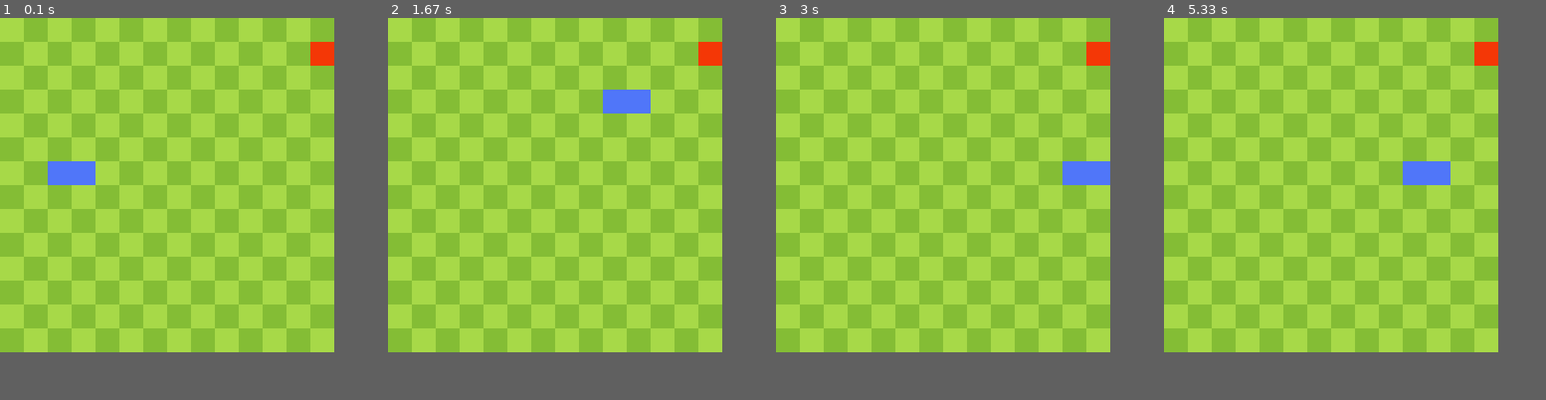
Above: before the commit, frames 1-4 (left to right).
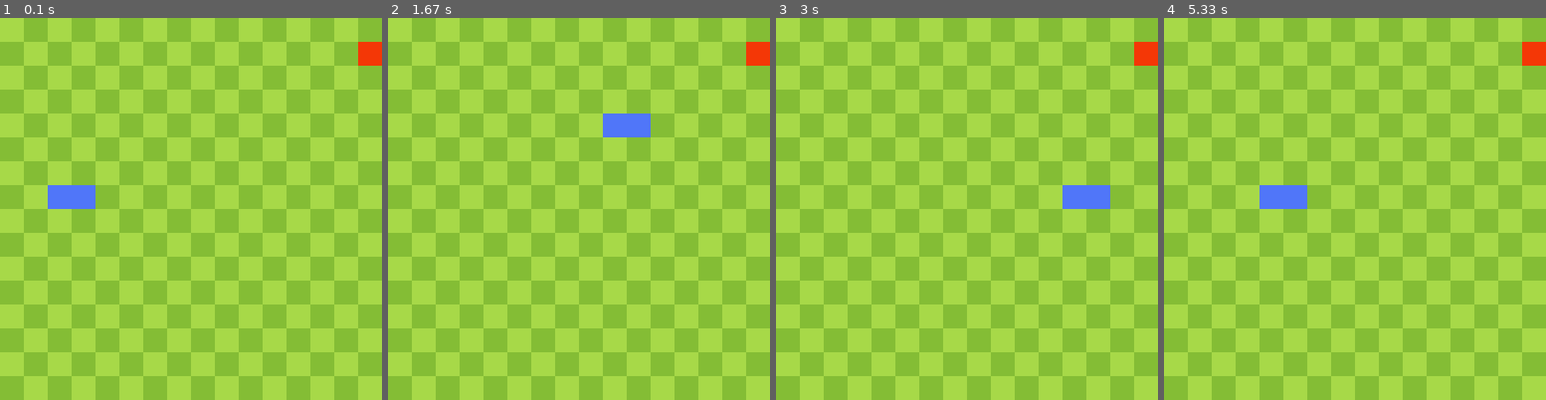
Above: after the commit, the same moments.

Repository: terrismark/python_pj
Game: pygame game, started from Snake game/snake.py
Two runs of this game, one before a commit and one after it. Both use one fixed random seed, a clock stepped at 60 frames per second and the inputs below.
Inputs:
- Up to frame 1 (0.1 s): no input
- Up to frame 2 (1.67 s): hold Right 0.33-0.8 s; hold Up 0.83-1.13 s; hold Right 1.17-1.63 s
- Up to frame 3 (3 s): hold Left 1.67-2.2 s; hold Down 2.23-2.53 s; hold Left 2.57-2.97 s
- Up to frame 4 (5.33 s): hold Up 3-3.37 s; hold Right 3.4-4.03 s; hold Down 4.07-4.43 s; hold Left 4.47-4.93 s; hold Right from 4.97 s (still down)
In our replay, the window is 420x420 before the commit and 480x480 after it. These sizes can differ from the game's own. Grey fills any space a smaller window leaves; there, only what the larger window draws over its background counts as a difference.

The runs differ from the first frame. In frame 1, 14% of the frame differs, in the area x 0-100%, y 0-100%; in frame 2, 14%; in frame 3, 14%; in frame 4, 14%.

Commit message:
Snake game second commit snake is working TODO: test the game Bugs not fixed FIX BUG!!! - snake can turn back if clicking to buttons very quickly

Diff:
--- a/Snake game/snake.py
+++ b/Snake game/snake.py
@@ -3,7 +3,7 @@
 import random as rnd
 
 
-# snake objects
+# snake object
 class Snake:
     def __init__(self):
         self.color = (80, 118, 249)
@@ -25,15 +25,23 @@
         else:
             tail = self.poses.copy()
             self.upgrade = False
-        moved_body = (tail[0][0] + self.direction[0] * GRID_SIZE, tail[0][1] + self.direction[1] * GRID_SIZE)
+        moved_body = (tail[0][0] + self.direction[0] * GRID_SIZE,
+                      tail[0][1] + self.direction[1] * GRID_SIZE)
         tail.insert(0, moved_body)
         self.poses = tail.copy()
 
     def size_up(self):
         self.upgrade = True
 
+    def reset_snake(self):
+        self.x = 2
+        self.y = (GRID_HEIGHT - 1) // 2
+        self.poses = [(self.x * GRID_SIZE, self.y * GRID_SIZE),
+                      ((self.x + 1) * GRID_SIZE, self.y * GRID_SIZE)]
+        self.direction = (0, 0)
 
-# apple objects
+
+# apple object
 class Apple:
     def __init__(self):
         self.color = (244, 55, 6)
@@ -49,6 +57,77 @@
         self.pos = (self.x * GRID_SIZE, self.y * GRID_SIZE)
 
 
+# main game object
+class Game:
+    def __init__(self):
+        # initializing game objects
+        self.apple = Apple()
+        self.snake = Snake()
+
+    def draw_objects(self, surface):
+        # drawing surface, apple and a snake
+        draw_grid(surface)
+        self.apple.draw(surface)
+        self.snake.draw(surface)
+
+    def update(self):
+        # move snake
+        self.snake.move()
+        # check if snake eats apple
+        self.check_collision()
+        # check if game over
+        self.game_over()
+
+    def event_handler(self):
+        for event in pg.event.get():
+            # if quiting
+            if event.type == pg.QUIT:
+                pg.quit()
+                sys.exit()
+            # move every (repeating time) milliseconds
+            if event.type == SCREEN_UPDATE:
+                self.update()
+            if event.type == pg.KEYDOWN:
+                # move up if key up is down
+                if event.key == pg.K_UP and self.snake.direction != (0, 1):
+                    self.snake.direction = (0, -1)
+                # move down if key down is down
+                elif event.key == pg.K_DOWN and self.snake.direction != (0, -1):
+                    self.snake.direction = (0, 1)
+                # move right if key right is down
+                elif event.key == pg.K_RIGHT and self.snake.direction != (-1, 0):
+                    self.snake.direction = (1, 0)
+                # move left if key left is down
+                elif event.key == pg.K_LEFT and self.snake.direction != (1, 0):
+                    self.snake.direction = (-1, 0)
+
+    # snake functions
+    def check_collision(self):
+        # if snake eats apple
+        if self.snake.poses[0] == self.apple.pos:
+            # generating a new apple
+            self.apple.randomize_pos()
+            # snake size up
+            self.snake.size_up()
+
+        for i in self.snake.poses:
+            if i == self.apple.pos:
+                self.apple.randomize_pos()
+
+    # game over states
+    def game_over(self):
+        # if snake hits walls
+        state_1 = 0 <= self.snake.poses[0][0] < SCREEN_WIDTH
+        state_2 = 0 <= self.snake.poses[0][1] < SCREEN_HEIGHT
+        if not (state_1 and state_2):
+            self.snake.reset_snake()
+
+        # if snake hits itself
+        for i in self.snake.poses[1:]:
+            if i == self.snake.poses[0]:
+                self.snake.reset_snake()
+
+
 # function that draws a grid layout
 def draw_grid(surface):
     for i in range(GRID_WIDTH):
@@ -62,60 +141,39 @@
 
 # screen and grid params
 GRID_SIZE = 30
-SCREEN_HEIGHT = 420
-SCREEN_WIDTH = 420
+SCREEN_HEIGHT = 480
+SCREEN_WIDTH = 480
 GRID_WIDTH = SCREEN_WIDTH // GRID_SIZE
 GRID_HEIGHT = SCREEN_HEIGHT // GRID_SIZE
 
-# user event
+# moving each (repeat time) milliseconds
+repeat_time = 120
 SCREEN_UPDATE = pg.USEREVENT
-pg.time.set_timer(SCREEN_UPDATE, 120)
+pg.time.set_timer(SCREEN_UPDATE, repeat_time)
 
 
 # main function
 def main():
     # initializing the game
     pg.init()
+    clock = pg.time.Clock()
 
-    clock = pg.time.Clock()
+    # making the surface
     screen = pg.display.set_mode((SCREEN_WIDTH, SCREEN_HEIGHT), 0, 32)
-    # making the surface
     surface = pg.Surface(screen.get_size()).convert()
 
-    # initializing game objects
-    apple = Apple()
-    snake = Snake()
+    # initializing main Game object
+    game = Game()
+
     # game loop
     while True:
-        for event in pg.event.get():
-            # if quiting
-            if event.type == pg.QUIT:
-                pg.quit()
-                sys.exit()
-            # move every (repeating time) milliseconds
-            if event.type == SCREEN_UPDATE:
-                snake.move()
-            if event.type == pg.KEYDOWN:
-                # move up if key up is down
-                if event.key == pg.K_UP and snake.direction != (0, 1):
-                    snake.direction = (0, -1)
-                # move down if key down is down
-                if event.key == pg.K_DOWN and snake.direction != (0, -1):
-                    snake.direction = (0, 1)
-                # move right if key right is down
-                if event.key == pg.K_RIGHT and snake.direction != (-1, 0):
-                    snake.direction = (1, 0)
-                # move left if key left is down
-                if event.key == pg.K_LEFT and snake.direction != (1, 0):
-                    snake.direction = (-1, 0)
+        # event handling
+        game.event_handler()
 
-        if snake.poses[0] == apple.pos:
-            apple.randomize_pos()
-            snake.size_up()
         # drawing surface, apple and a snake
-        draw_grid(surface)
-        apple.draw(surface)
-        snake.draw(surface)
+        game.draw_objects(surface)
+
+        # screen update
         screen.blit(surface, (0, 0))
         pg.display.update()
         clock.tick(60)
